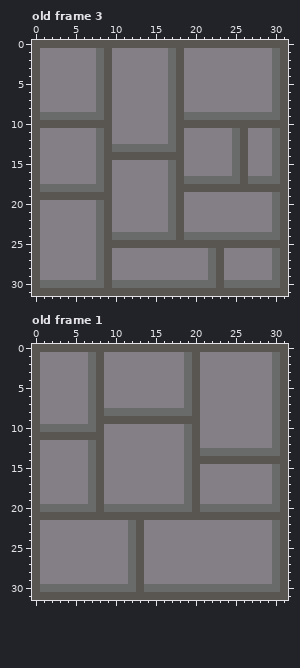
Edited in one commit: pixel-art file (New Unity Project/Assets/Entwürfe/Floor.aseprite). Above, as it was before the edit.
32x32 pixels, 3 frames. Shown: old frame 3, old frame 1. The commit also changed other frames, which this record leaves out.
Now the later version:
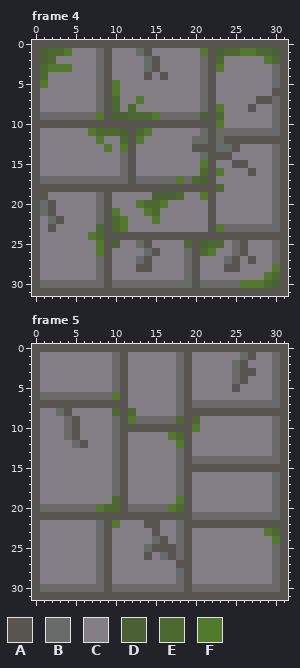
Palette (. is transparent): A #595652  B #696a6a  C #847e87  D #4a6136  E #4b692f  F #517b2b
A new or re-ordered frame is compared with the old frame closest to it.
The edit:
frames 3 -> 6
Frame 4 is new; against old frame 3:
y 1: x 1..4 CCCC -> DEEF; x 13..14 CC -> BA; x 17..18 BA -> CC; x 21..30 CCCCCCCCCB -> FADEEFFEED
y 2: x 1..2 CC -> DE; x 14..15 CC -> BA; x 17..18 BA -> CC; x 21..23 CCC -> BAE; x 29..30 CB -> FE
y 3: x 1..4 CCCC -> EFFF; x 14..15 CC -> BA; x 17..18 BA -> CC; x 21..23 CCC -> BAF
y 4: x 1 C -> E; x 14 C -> A; x 16..18 CBA -> ACC; x 21..22 CC -> BA
y 5: x 1 C -> F; x 10 C -> F; x 17..18 BA -> CC; x 21..22 CC -> BA
y 6: x 10 C -> F; x 17..18 BA -> CC; x 21..22 CC -> BA; x 30 B -> A
y 7: x 10 C -> E; x 13 C -> F; x 17..18 BA -> CC; x 21..22 CC -> BA; x 28..29 CC -> AA
y 8: x 10 C -> E; x 12 C -> E; x 17..18 BA -> CC; x 21..23 CCC -> BAF; x 27 C -> A
y 9: x 8 B -> F; x 10..16 CCCCCCC -> DDEEEFB; x 18 A -> B; x 21..29 BBBBBBBBB -> DAECCCCCC
y 10: x 10..17 CCCCCCCB -> AAAAAAAA; x 23..30 AAAAAAAA -> FCCCCCCB
y 11: x 7..14 CBACCCCC -> FEEEDAEF; x 17..18 BA -> CC; x 21..24 CCCC -> BABB; x 26..29 ACCC -> BBBB
y 12: x 8..9 BA -> FC; x 11..13 CCC -> EAF; x 17..18 BA -> CC; x 20..25 CCCCCB -> BBABAA; x 27..30 CCCB -> AAAA
y 13: x 8..18 BABBBBBBBBA -> CFCFACCCCCC; x 20..26 CCCCCBA -> AAABBAC
y 14: x 8..11 BAAA -> CCCB; x 13..18 AAAAAA -> CCCCCC; x 21..26 CCCCBA -> BAAACC
y 15: x 8..9 BA -> CC; x 11..12 CC -> BA; x 17..18 BA -> CC; x 21..22 CC -> FA; x 25 B -> A
y 16: x 8..9 BA -> CC; x 11..12 CC -> BA; x 17..18 BA -> CC; x 21..23 CCC -> EAF; x 25..27 BAC -> CCA
y 17: x 1..7 CCCCCCC -> BBBBBBB; x 9..16 ACCCCCCC -> BBBABBBB; x 18 A -> F; x 20..29 BBBBBBABBB -> EDACCCCCCC
y 18: x 1..8 BBBBBBBB -> AAAAAAAA; x 10..17 CCCCCCCB -> AAAAAAAA; x 23..30 AAAAAAAA -> ECCCCCCB
y 19: x 2..8 AAAAAAA -> CCCCCCB; x 15..18 CCBA -> DDDE; x 21..22 CC -> FA
y 20: x 1..2 CC -> BA; x 13..18 CCCCBA -> FEEFCC; x 22 C -> A
y 21: x 1..2 CC -> BA; x 10 C -> F; x 14..15 CC -> FE; x 17..18 BA -> CC; x 22 C -> A
y 22: x 2..3 CC -> BA; x 10..11 CC -> EF; x 15 C -> F; x 17..18 BA -> CC; x 22 C -> A
y 23: x 2 C -> A; x 8 B -> E; x 10..11 CC -> EF; x 17..18 BA -> CC; x 22..29 CCCCCCCC -> AFBBBBBB
y 24: x 7..8 CB -> FE; x 10..17 BBBBBBBB -> AAAAAAAA; x 19..30 BBBBBBBBBBBB -> AAAAAAAAAAAA
y 25: x 8 B -> F; x 10..13 AAAA -> DCCB; x 15..19 AAAAA -> CCCCE; x 21..25 AAAAA -> DEECB; x 27..30 AAAA -> CCCB
y 26: x 8 B -> F; x 14..15 CC -> BA; x 19..23 CCCBA -> BAEFC; x 25..26 CC -> BA
y 27: x 13..14 CC -> BA; x 19..20 CC -> BA; x 22..25 BACC -> CCBA; x 27 C -> A
y 28: x 13..14 CC -> AA; x 19..20 CC -> BA; x 22..25 BACC -> CCAA; x 30 B -> F
y 29: x 19..20 CC -> BA; x 22..23 BA -> CC; x 29..30 CB -> FE
y 30: x 20 B -> A; x 23 A -> B; x 26..30 BBBBB -> FFFED
Frame 5 is new; against old frame 1:
y 1: x 7..8 BA -> CC; x 10..11 CC -> BA; x 18..20 CBA -> BAC; x 26..27 CC -> BA
y 2: x 7..8 BA -> CC; x 10..11 CC -> BA; x 18..20 CBA -> BAC; x 25..26 CC -> BA
y 3: x 7..8 BA -> CC; x 10..11 CC -> BA; x 18..20 CBA -> BAC; x 25..27 CCC -> BAA
y 4: x 7..8 BA -> CC; x 10..11 CC -> BA; x 18..20 CBA -> BAC; x 25..26 CC -> BA
y 5: x 7..8 BA -> CC; x 10..11 CC -> BA; x 18..20 CBA -> BAC; x 25 C -> A
y 6: x 1..6 CCCCCC -> BBBBBB; x 8..11 ACCC -> BBFA; x 18..20 CBA -> BAC
y 7: x 1..7 CCCCCCB -> AAAAAAA; x 9..11 CCC -> AAA; x 18..29 CBACCCCCCCCC -> BABBBBBBBBBB
y 8: x 3..4 CC -> BA; x 7..17 BABBBBBBBBB -> CCCEAECCCCC; x 19 B -> A; x 21..30 CCCCCCCCCB -> AAAAAAAAAA
y 9: x 4..5 CC -> BA; x 7..10 BAAA -> CCCB; x 12..18 AAAAAAA -> FBBBBBE; x 20 A -> E
y 10: x 1..3 BBB -> CCC; x 5..8 BBBA -> ACCC; x 10..20 CCCCCCCCCBA -> BAAAAAAAAAF
y 11: x 1..4 AAAA -> CCCB; x 6..8 AAA -> CCC; x 10..11 CC -> BA; x 17..20 CCBA -> FEAC
y 12: x 5..8 CCBA -> BACC; x 10..11 CC -> BA; x 18..20 CBA -> FAC
y 13: x 7..8 BA -> CC; x 10..11 CC -> BA; x 18..29 CBABBBBBBBBB -> BACCCCCCCCCC
y 14: x 7..8 BA -> CC; x 10..11 CC -> BA; x 18..30 CBAAAAAAAAAAA -> BABBBBBBBBBBB
y 15: x 7..8 BA -> CC; x 10..11 CC -> BA; x 18..19 CB -> BA; x 21..30 CCCCCCCCCB -> AAAAAAAAAA
y 16..18: x 7..8 BA -> CC; x 10..11 CC -> BA; x 18..20 CBA -> BAC
y 19: x 7..8 BA -> CC; x 10..11 CC -> EA; x 18..20 CBA -> FAC
y 20: x 8..11 ABBB -> FEEA; x 17..29 BBBABBBBBBBBB -> FEACCCCCCCCCC
y 21: x 20..30 AAAAAAAAAAA -> BBBBBBBBBBB
y 22: x 8..10 CCC -> BAF; x 12..15 BACC -> CCAA; x 18..30 CCCCCCCCCCCCB -> BAAAAAAAAAAAA
y 23: x 8..9 CC -> BA; x 12..13 BA -> CC; x 15 C -> A; x 18..19 CC -> BA; x 29..30 CB -> FE
y 24: x 8..9 CC -> BA; x 12..13 BA -> CC; x 15..16 CC -> BA; x 18..19 CC -> BA; x 30 B -> F
y 25: x 8..9 CC -> BA; x 12..19 BACCCCCC -> CCBAAABA
y 26: x 8..9 CC -> BA; x 12..14 BAC -> CCA; x 16..19 CCCC -> BABA
y 27: x 8..9 CC -> BA; x 12..13 BA -> CC; x 18..19 CC -> AA
y 28..29: x 8..9 CC -> BA; x 12..13 BA -> CC; x 18..19 CC -> BA
y 30: x 9 B -> A; x 13 A -> B; x 19 B -> A
Pixel boxes of the changes (left, top, right, bottom) in both pictures:
changed: (40, 48, 280, 288)
changed: (40, 352, 280, 592)
